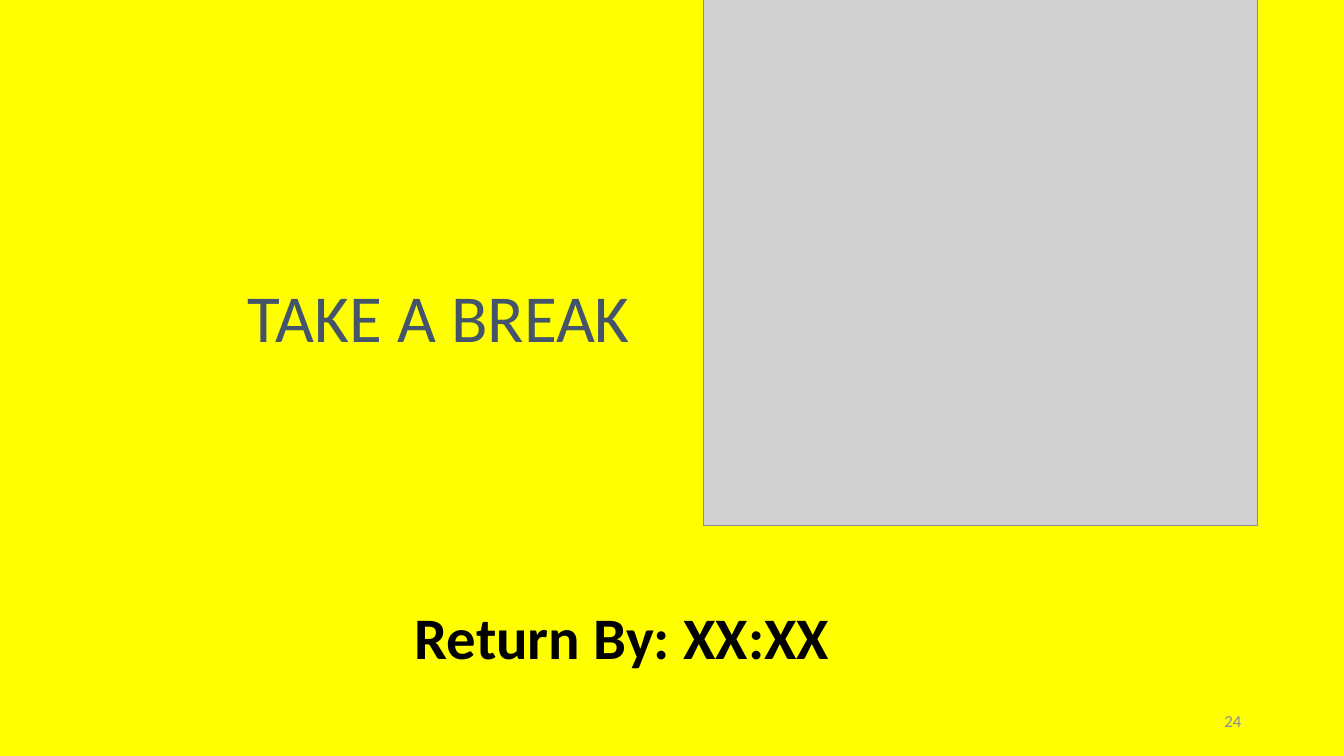
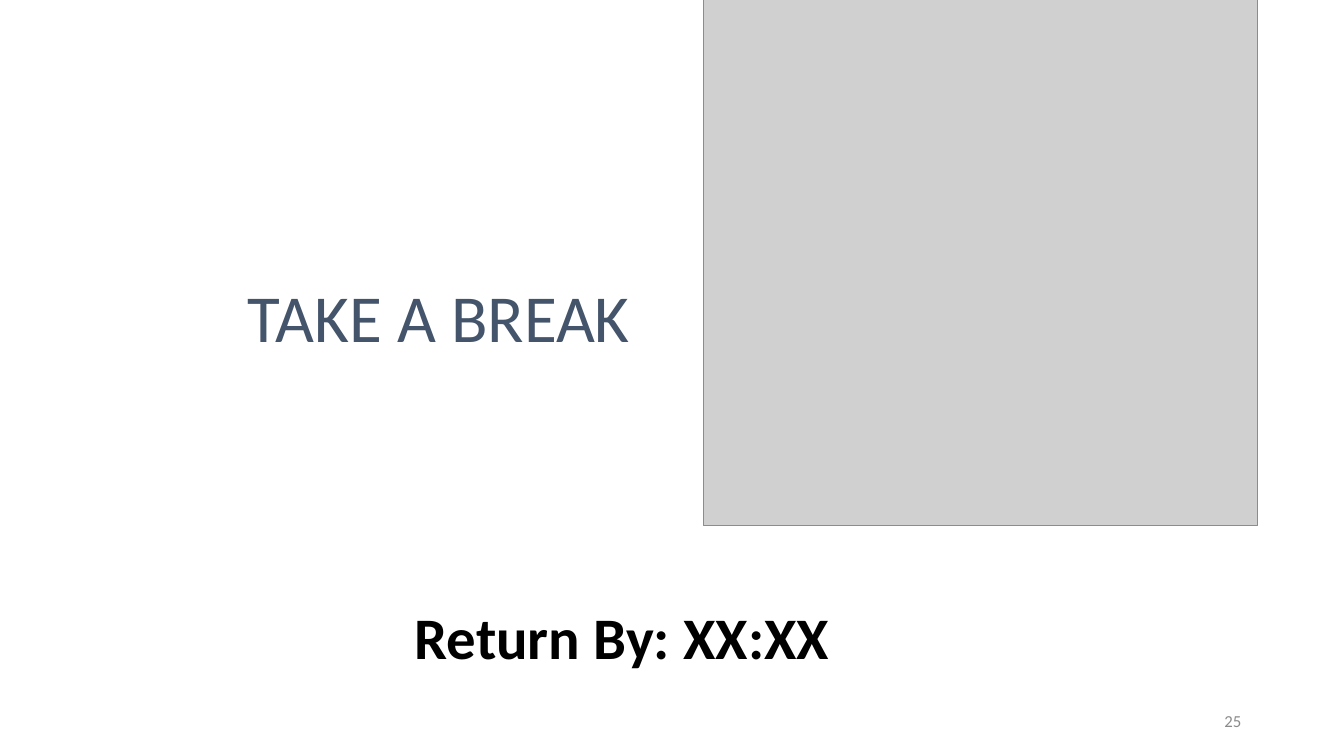
Before and after one commit to irregularchat/Counter_Malign_Information_Training, a slide deck: slide 25 of Counter_Malign_Information/4-Implement-For_Instructors/Lesson_Plans/Lesson_05-Identify_Malign_Information/Audio_Visual-Identify_Misinformation/En-Lesson_Slide-Identify_Misinformation.pptx (slide 24 before the commit). Drawn at 1344x756 pixels with LibreOffice and Linux fonts; fonts in the diff are those of the drawing; grey boxes stand for pictures. Boxes give left, top, right and bottom in pixels: in the first picture for what was removed or moved away, otherwise in the second. Text is boxed around its words. In the diff, an @@ line names an element or a change of style, - is before the commit and + after.

```diff
--- a/Counter_Malign_Information/4-Implement-For_Instructors/Lesson_Plans/Lesson_05-Identify_Malign_Information/Audio_Visual-Identify_Misinformation/En-Lesson_Slide-Identify_Misinformation.pptx
+++ b/Counter_Malign_Information/4-Implement-For_Instructors/Lesson_Plans/Lesson_05-Identify_Malign_Information/Audio_Visual-Identify_Misinformation/En-Lesson_Slide-Identify_Misinformation.pptx
@@ background #FFFF00 to #FFFFFF @@
@@ page number at box(1224, 716, 1241, 727): text changed @@
-24
+25
```
Also in this commit, not shown: 23 other slides changed, 1 slide added, 7 other files.
